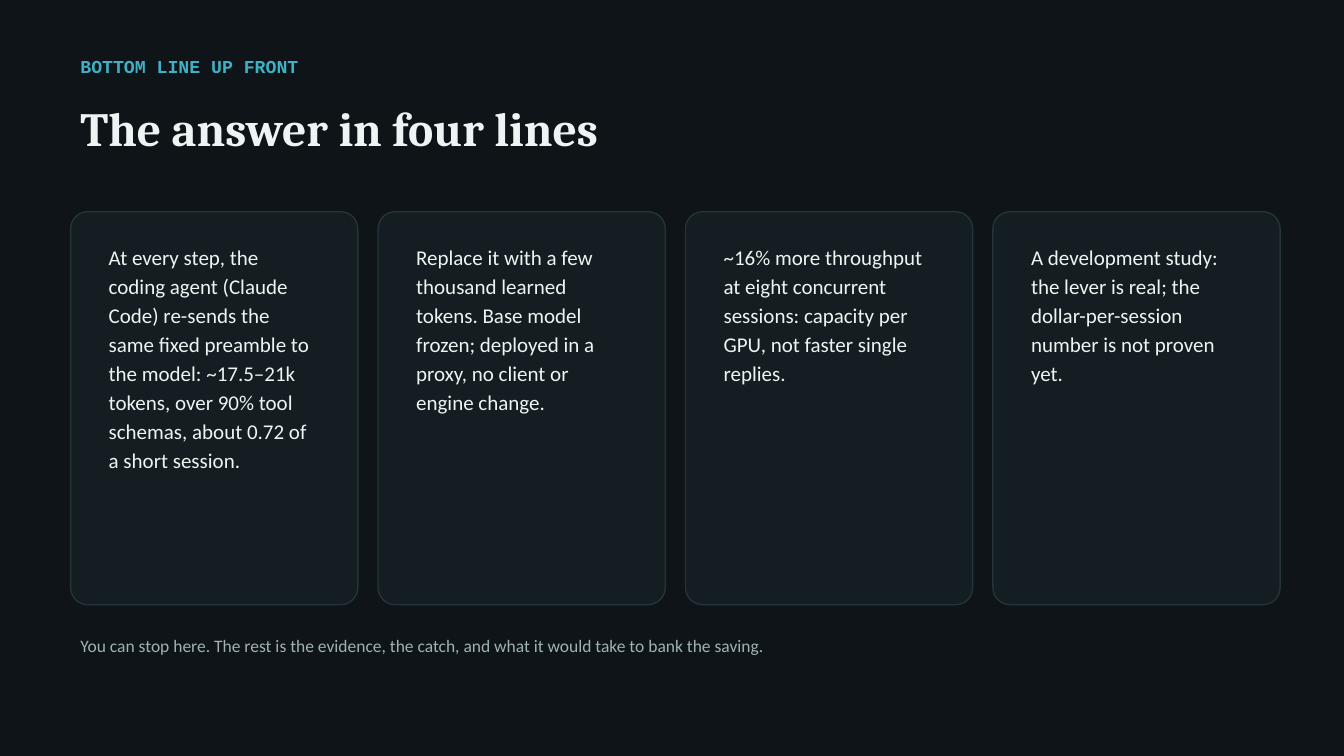
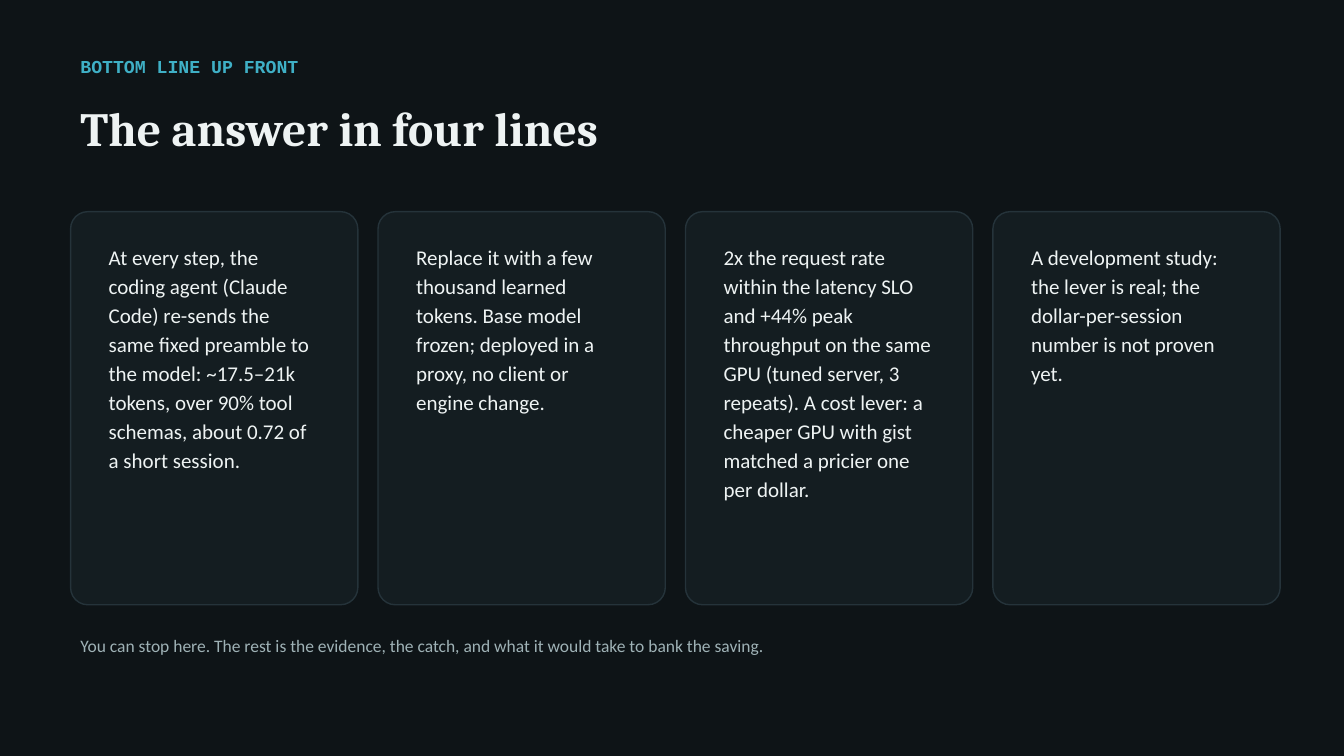
Before and after one commit to arunmenon/gisting-coding-agent, a slide deck: slide 2 of Gisting-CTO-deck.pptx. Drawn at 1344x756 pixels with LibreOffice and Linux fonts; fonts in the diff are those of the drawing. Boxes give left, top, right and bottom in pixels: in the first picture for what was removed or moved away, otherwise in the second. Text is boxed around its words. In the diff, an @@ line names an element or a change of style, - is before the commit and + after.

Commit message:
J10 write-up: paper 5.6 rewritten with tuned repeated serving benchmark (2x at SLO, +44% peak, cache ablation, ceiling mechanism, cost-lever framing); deck + cost-lever slide; email, README, journey entry

```diff
--- a/Gisting-CTO-deck.pptx
+++ b/Gisting-CTO-deck.pptx
@@ text at (x1=724, y1=250, x2=930, y2=501): text changed @@
-~16% more throughput at eight concurrent sessions: capacity per GPU, not faster single replies.
+2x the request rate within the latency SLO and +44% peak throughput on the same GPU (tuned server, 3 repeats). A cost lever: a cheaper GPU with gist matched a pricier one per dollar.
```
Also in this commit, not shown: 5 other slides changed, 2 slides added, 1 slide removed, 13 other files.
